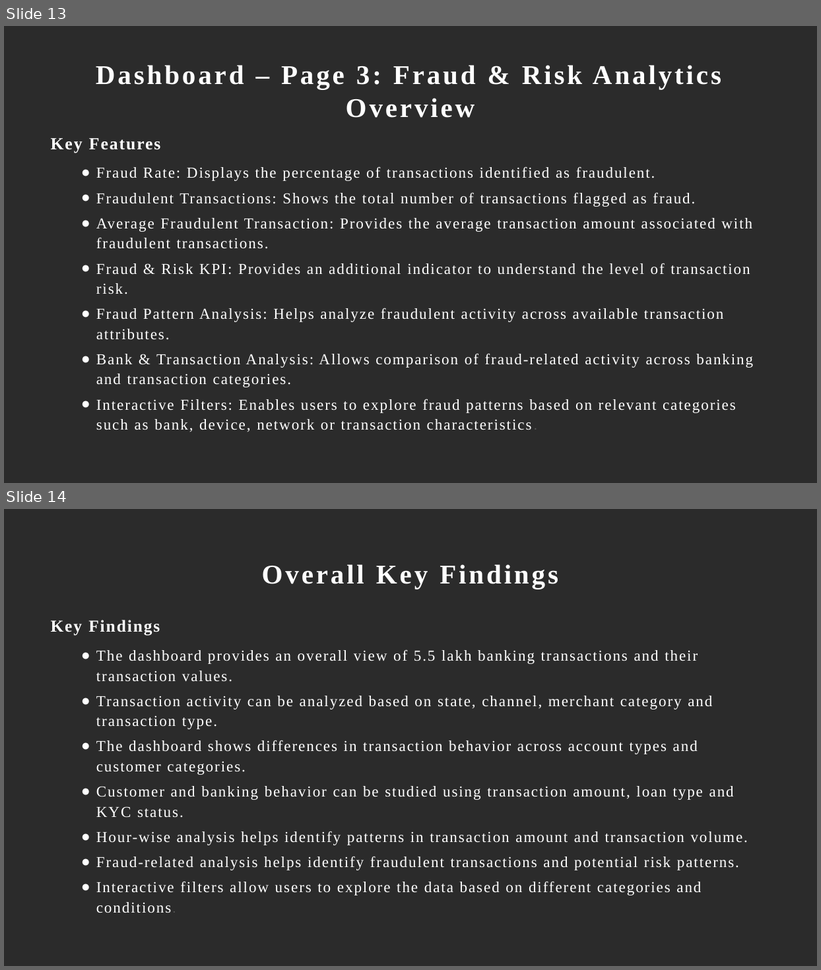
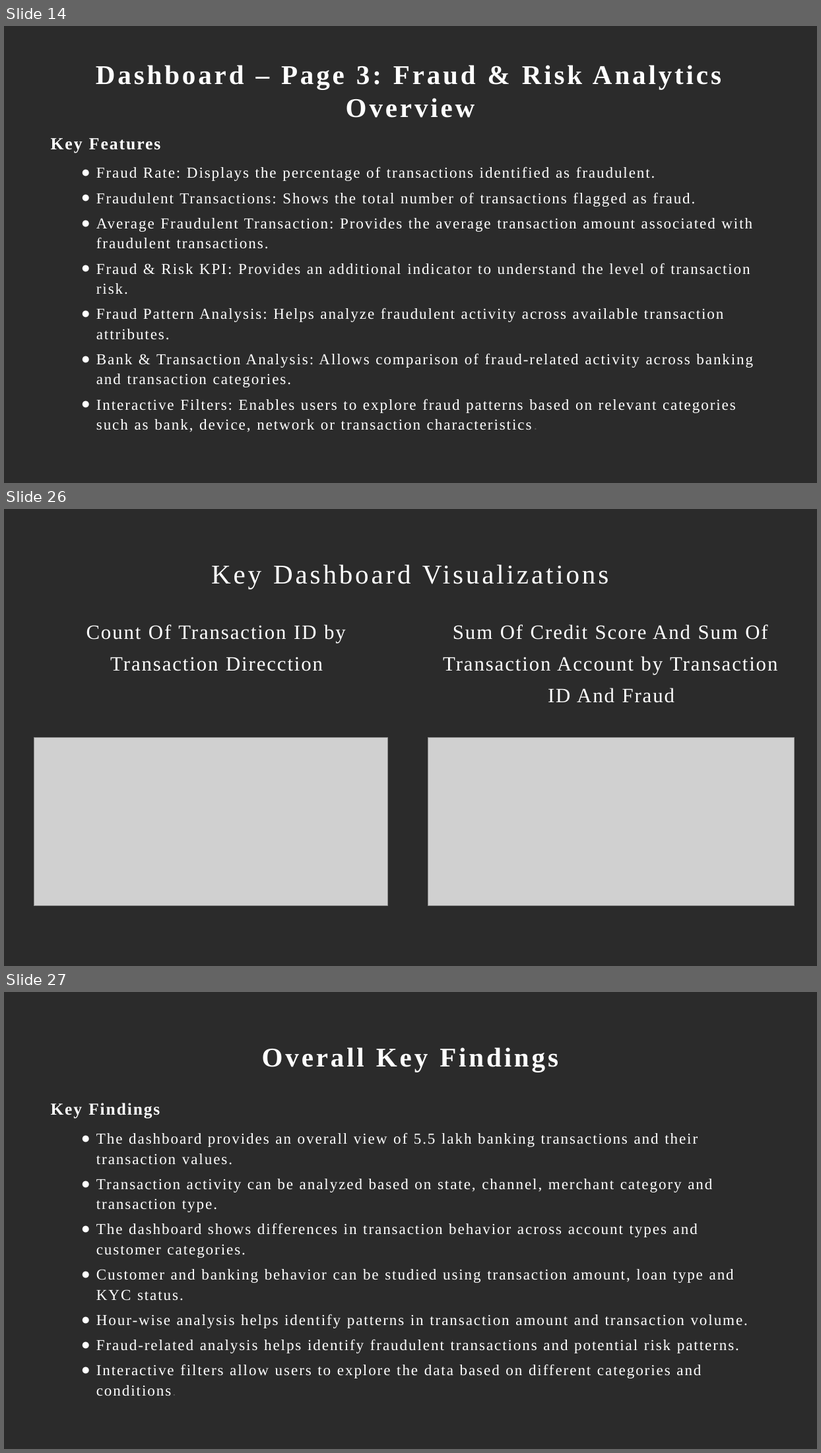
Before and after one commit to monika82004/Indian-Banking-Transaction, a slide deck: Indian Banking Transaction.pptx. Shown one above the other, each under a label of ours: slides 13 and 14 before the commit, slides 14, 26 and 27 after it; the slides between them are not shown. The pictures are 821x970 and 821x1453 pixels, drawn with LibreOffice and Linux fonts; fonts in the diff are those of the drawing; grey boxes stand for pictures; background and template pictures are left out; a plain dark background stands for a picture behind light text. Boxes give left, top, right and bottom in pixels: in the first picture for what was removed or moved away, otherwise in the second. Text is boxed around its words. In the diff, an @@ line names an element or a change of style, - is before the commit and + after.

```diff
--- a/Indian Banking Transaction.pptx
+++ b/Indian Banking Transaction.pptx
@@ slide 26 added at <box>4,509,817,966</box>, background picture (left out) @@
@@ title added at <box>211,564,609,589</box>, 32 pt, text #FFFFFF @@
+Key Dashboard Visualizations
@@ text added at <box>86,625,346,671</box>, 24 pt, text #FFFFFF @@
+Count Of Transaction ID by Transaction Direcction
@@ text added at <box>443,625,778,703</box>, 24 pt, text #FFFFFF @@
+Sum Of Credit Score And Sum Of Transaction Account by Transaction ID And Fraud
@@ picture added at <box>34,738,387,906</box> @@
@@ picture added at <box>428,738,795,906</box> @@
@@ what was slide 13 is now slide 14 @@
@@ what was slide 14 is now slide 27 @@
```
Also in this commit, not shown: 3 slides changed, 12 other slides added.
